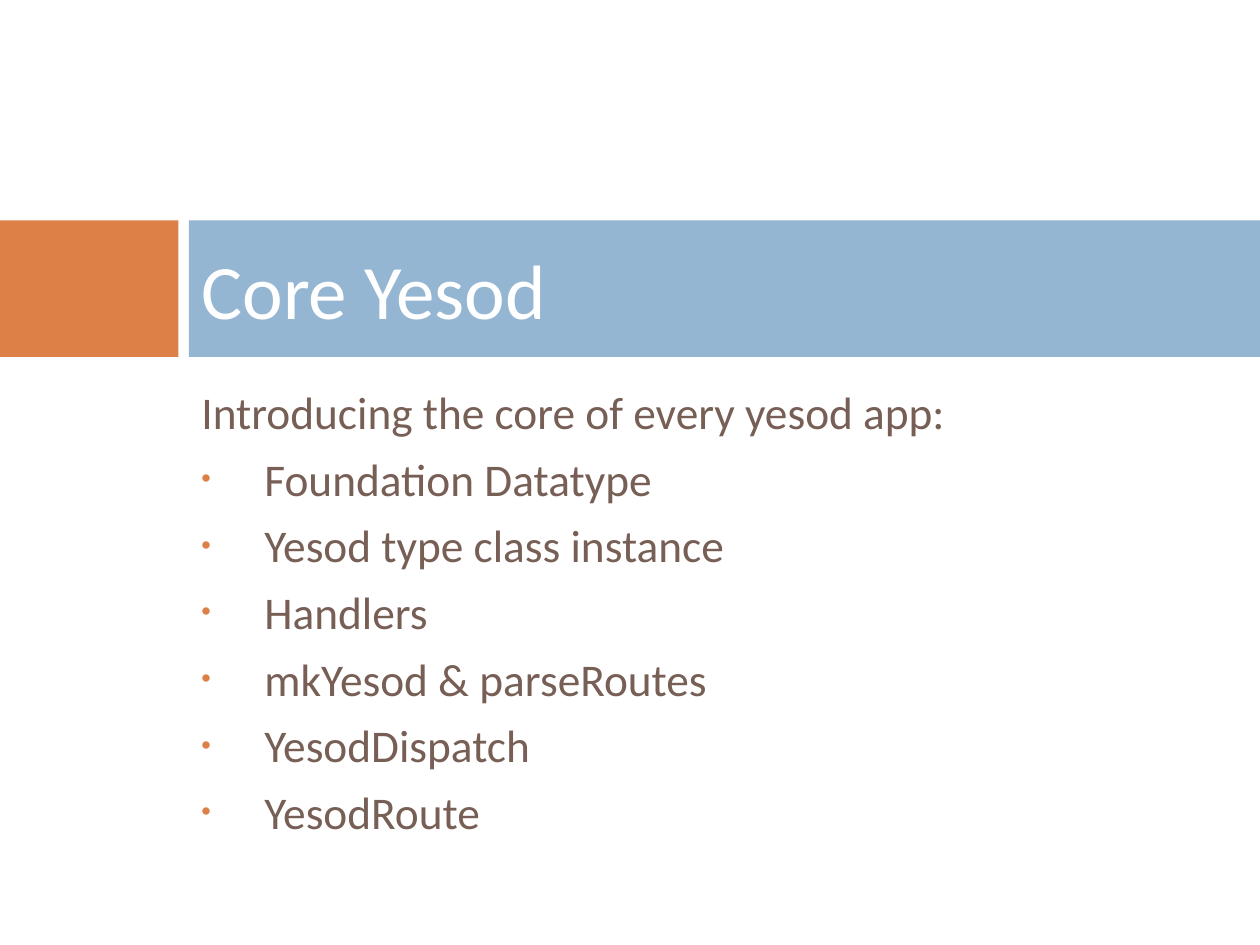
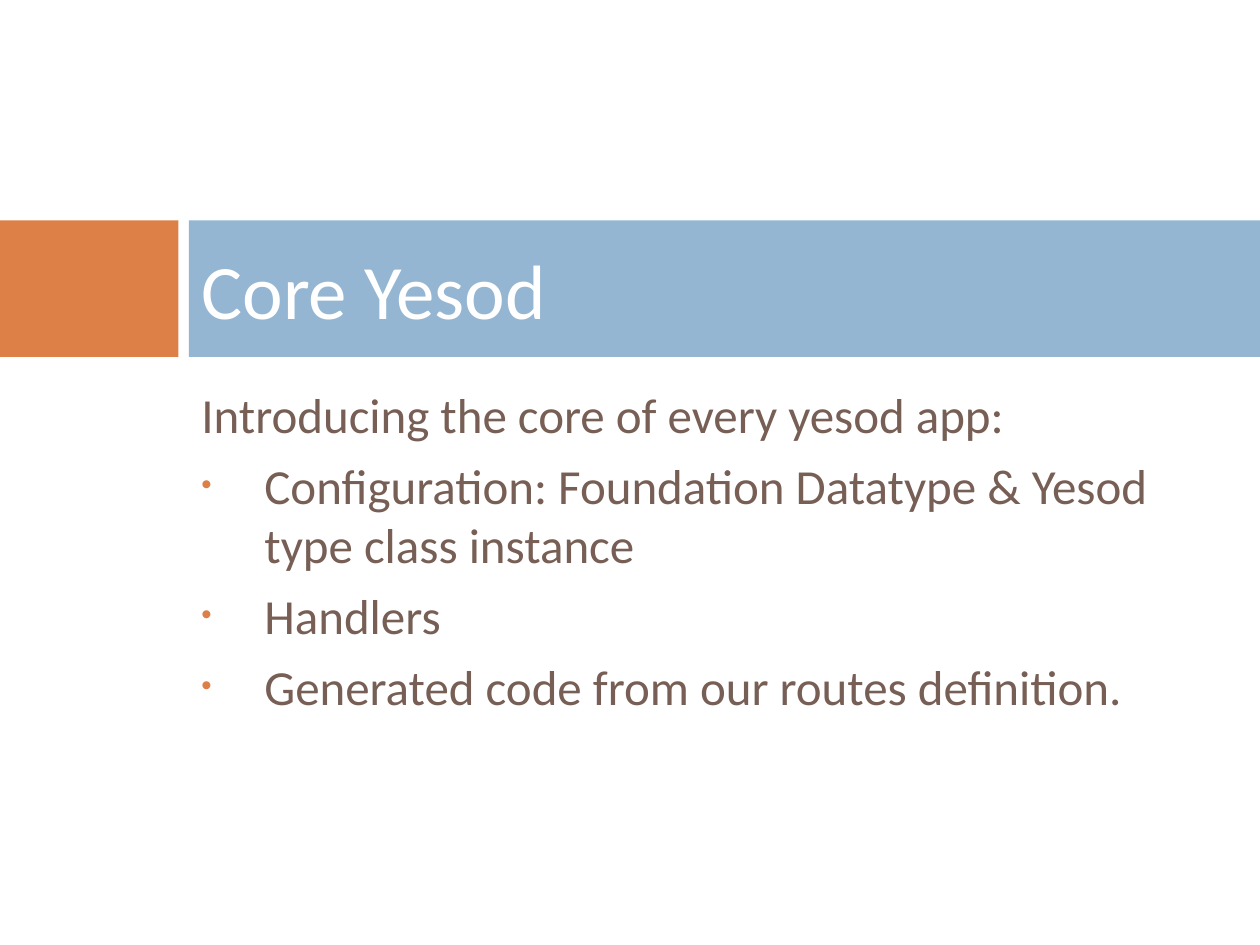
Before and after one commit to benkolera/talk-yesod, a slide deck: slide 11 of TypeSafeWebDevWithYesodAndHaskell.pptx. Drawn at 1260x945 pixels with LibreOffice and Linux fonts; fonts in the diff are those of the drawing; background and template pictures are left out. Boxes give left, top, right and bottom in pixels: in the first picture for what was removed or moved away, otherwise in the second. Text is boxed around its words. In the diff, an @@ line names an element or a change of style, - is before the commit and + after.

```diff
--- a/TypeSafeWebDevWithYesodAndHaskell.pptx
+++ b/TypeSafeWebDevWithYesodAndHaskell.pptx
@@ text at [201, 399, 1004, 635]: size 25.9 to 28 pt in "Introducing the core of every yesod app:", "Handlers" @@
@@ text at [264, 470, 1147, 571]: text changed; size 25.9 to 28 pt @@
-• Foundation Datatype
-• Yesod type class instance
+• Configuration: Foundation Datatype & Yesod type class instance
@@ text at [264, 671, 1122, 706]: text changed; size 25.9 to 28 pt @@
-• mkYesod & parseRoutes
-• YesodDispatch
-• YesodRoute
+• Generated code from our routes definition.
```
Also in this commit, not shown: 8 other slides changed, 1 slide added, 1 other file.
